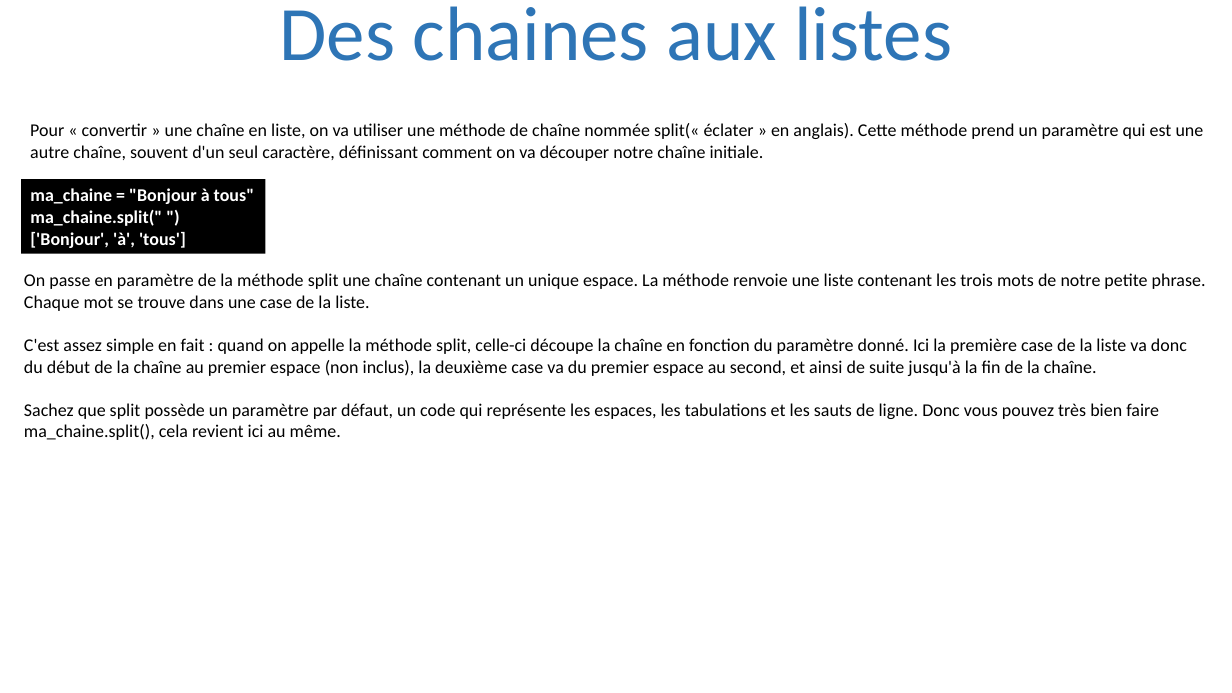
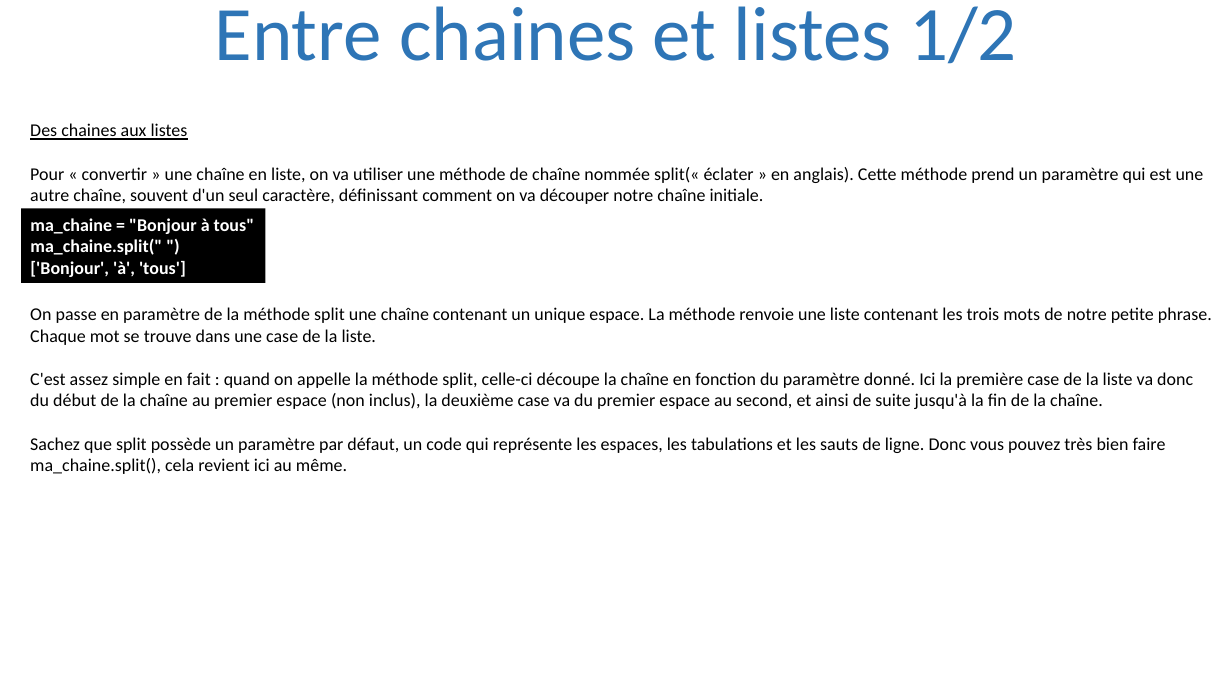
Before and after one commit to julienPalleau/PythonDoc, a slide deck: slide 71 of Python-resume.pptx (slide 64 before the commit). Drawn at 1232x693 pixels with LibreOffice and Linux fonts; fonts in the diff are those of the drawing. Boxes give left, top, right and bottom in pixels: in the first picture for what was removed or moved away, otherwise in the second. Text is boxed around its words. In the diff, an @@ line names an element or a change of style, - is before the commit and + after.

```diff
--- a/Python-resume.pptx
+++ b/Python-resume.pptx
@@ title at (215,6,1017,64): text changed @@
-Des chaines aux listes
+Entre chaines et listes 1/2
@@ text at (30,123,188,140): paragraph added @@
+Des chaines aux listes
@@ rectangle "ma_chaine = "Bonjour à tous"": place and size @@
-rectangle "ma_chaine = "Bonjour à tous"" at (21,179,265,254)
+rectangle "ma_chaine = "Bonjour à tous"" at (21,208,265,283)
@@ text "On passe en paramètre de ...": place and size @@
-text "On passe en paramètre de ..." at (24,273,1206,440)
+text "On passe en paramètre de ..." at (30,307,1212,474)
```
Also in this commit, not shown: 3 other slides changed, 18 slides added, 1 slide removed.
